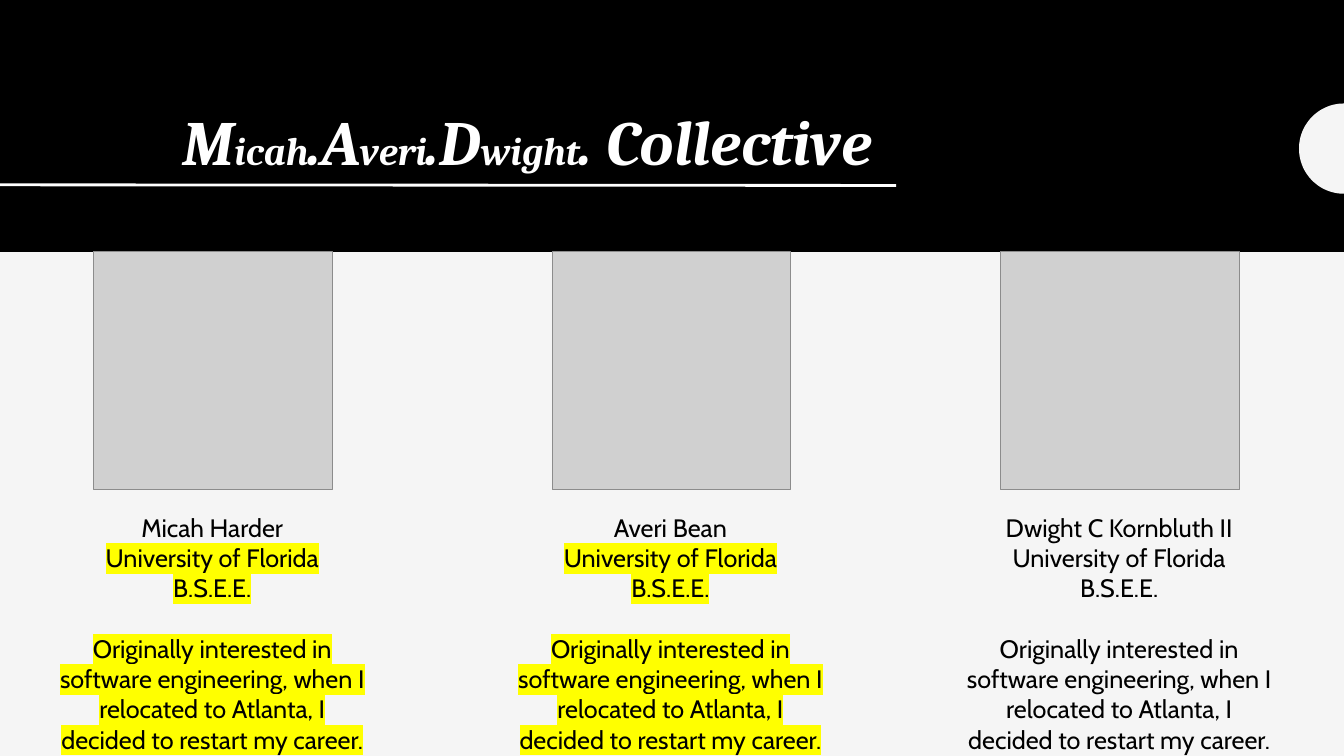
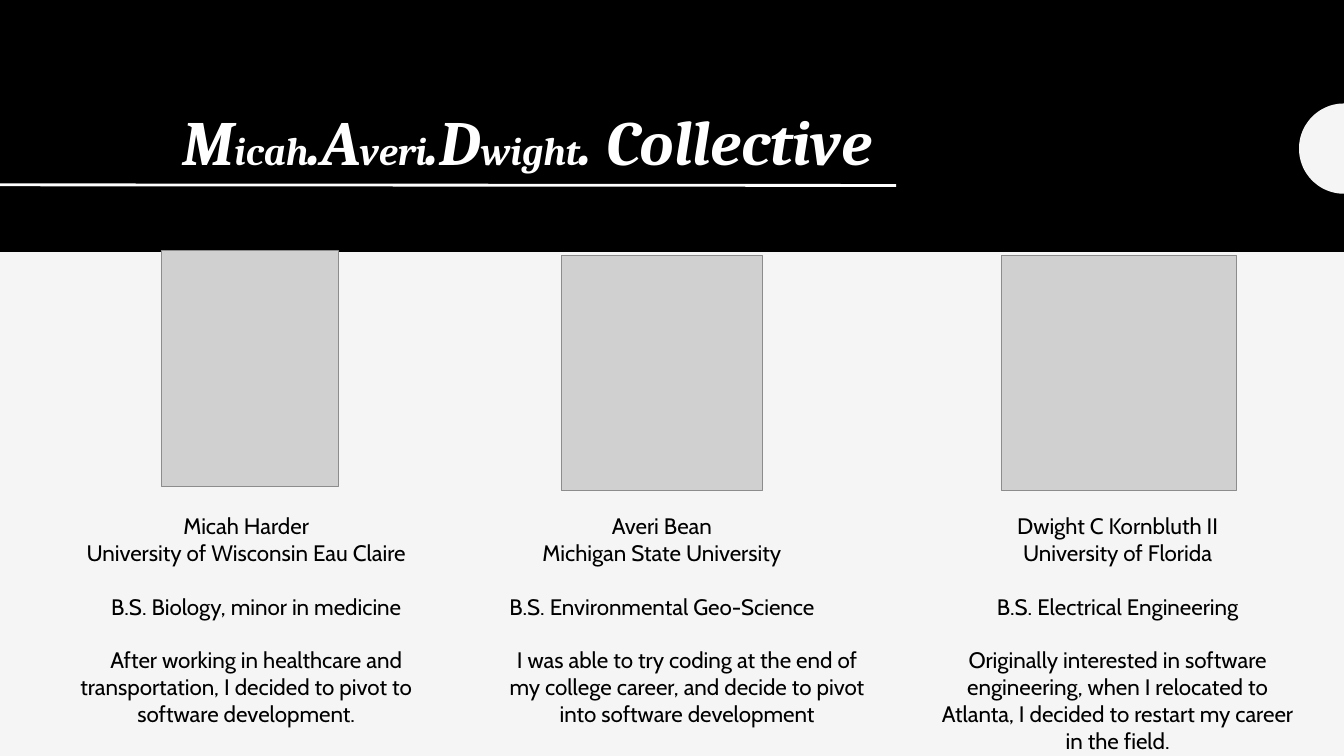
Before and after one commit to AveriBean/MAD-Collections, a slide deck: slide 3 of MADCollective.pptx. Drawn at 1344x756 pixels with LibreOffice and Linux fonts; fonts in the diff are those of the drawing; grey boxes stand for pictures. Boxes give left, top, right and bottom in pixels: in the first picture for what was removed or moved away, otherwise in the second. Text is boxed around its words. In the diff, an @@ line names an element or a change of style, - is before the commit and + after.

```diff
--- a/MADCollective.pptx
+++ b/MADCollective.pptx
@@ picture: place and size @@
-picture at (94,252,333,490)
+picture at (161,251,338,487)
@@ picture: place and size @@
-picture at (553,252,791,490)
+picture at (562,255,762,491)
@@ text "Micah Harder": place and size @@
-text "Micah Harder" at (60,518,364,755)
+text "Micah Harder" at (80,517,412,728)
@@ text "Averi Bean": place and size @@
-text "Averi Bean" at (518,519,822,755)
+text "Averi Bean" at (509,518,865,728)
@@ text "Dwight C Kornbluth II": place and size @@
-text "Dwight C Kornbluth II" at (967,518,1271,755)
+text "Dwight C Kornbluth II" at (942,517,1293,750)
@@ text at (183,517,309,535): size 18 to 16 pt in "Micah Harder" @@
@@ text at (612,518,712,535): size 18 to 16 pt in "Averi Bean" @@
@@ text at (1017,517,1218,567): size 18 to 16 pt in "Dwight C Kornbluth II", "University of Florida" @@
@@ text at (80,544,412,728): text changed; size 18 to 16 pt @@
-University of Florida
-B.S.E.E.
-Originally interested in software engineering, when I relocated to Atlanta, I decided to restart my career.
+University of Wisconsin Eau Claire
+B.S. Biology, minor in medicine
+After working in healthcare and transportation, I decided to pivot to software development.
@@ text at (509,544,865,728): text changed; size 18 to 16 pt @@
-University of Florida
-B.S.E.E.
-Originally interested in software engineering, when I relocated to Atlanta, I decided to restart my career.
+Michigan State University
+B.S. Environmental Geo-Science
+  I was able to try coding at the end of my college career, and decide to pivot into software development
@@ text at (942,598,1293,750): text changed; size 18 to 16 pt @@
-B.S.E.E.
-Originally interested in software engineering, when I relocated to Atlanta, I decided to restart my career.
+B.S. Electrical Engineering
+Originally interested in software engineering, when I relocated to Atlanta, I decided to restart my career in the field.
```
Also in this commit, not shown: 4 other slides changed, 17 other files.
